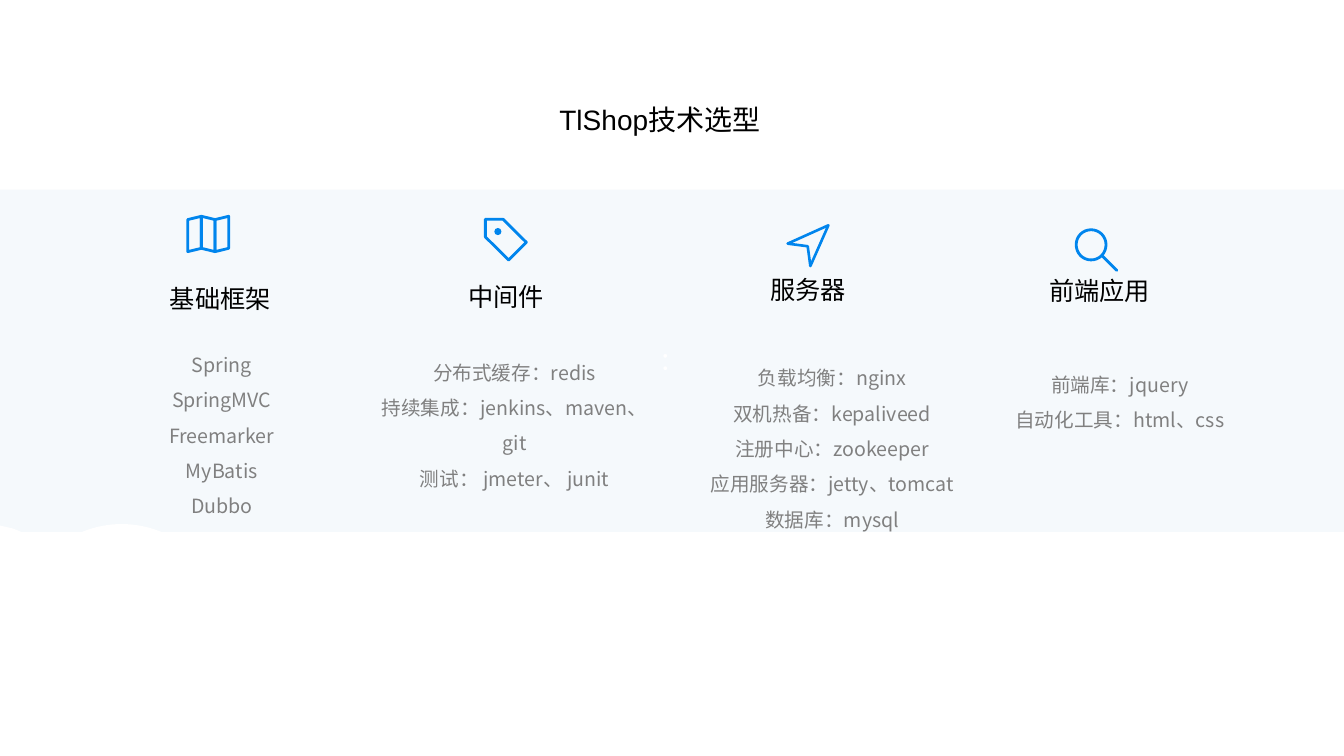
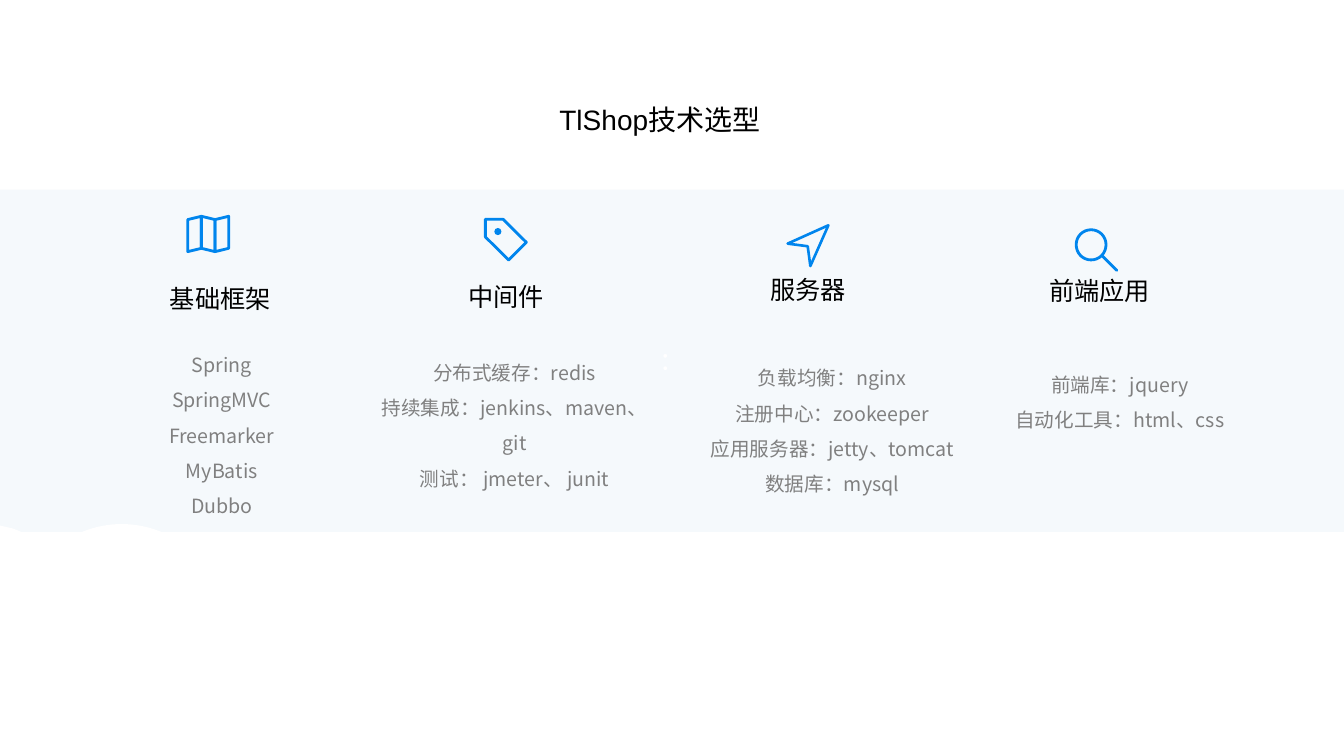
Before and after one commit to yangcanlaile/tlshop, a slide deck: slide 4 of 图灵双十一电商系统.pptx. Drawn at 1344x756 pixels with LibreOffice and Linux fonts; fonts in the diff are those of the drawing. Boxes give left, top, right and bottom in pixels: in the first picture for what was removed or moved away, otherwise in the second. Text is boxed around its words. In the diff, an @@ line names an element or a change of style, - is before the commit and + after.

```diff
--- a/图灵双十一电商系统.pptx
+++ b/图灵双十一电商系统.pptx
@@ text at (x1=733, y1=404, x2=931, y2=426): paragraph removed @@
-双机热备：kepaliveed
```
Also in this commit, not shown: 5 other files.
